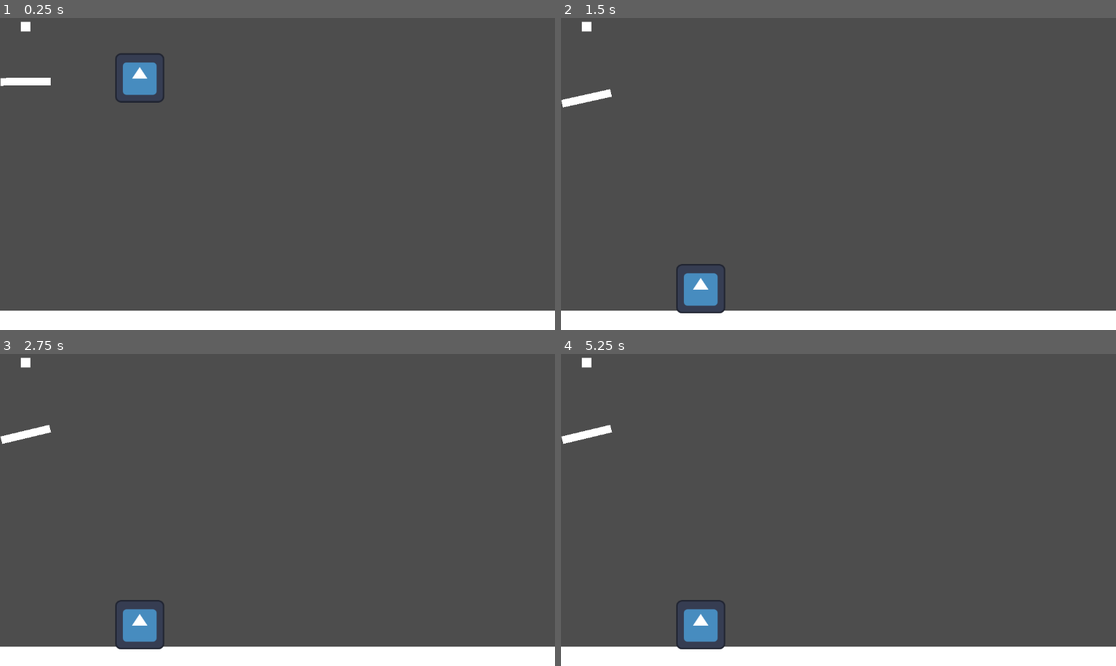
Above: before the commit, frames 1-4 (two rows, left to right).
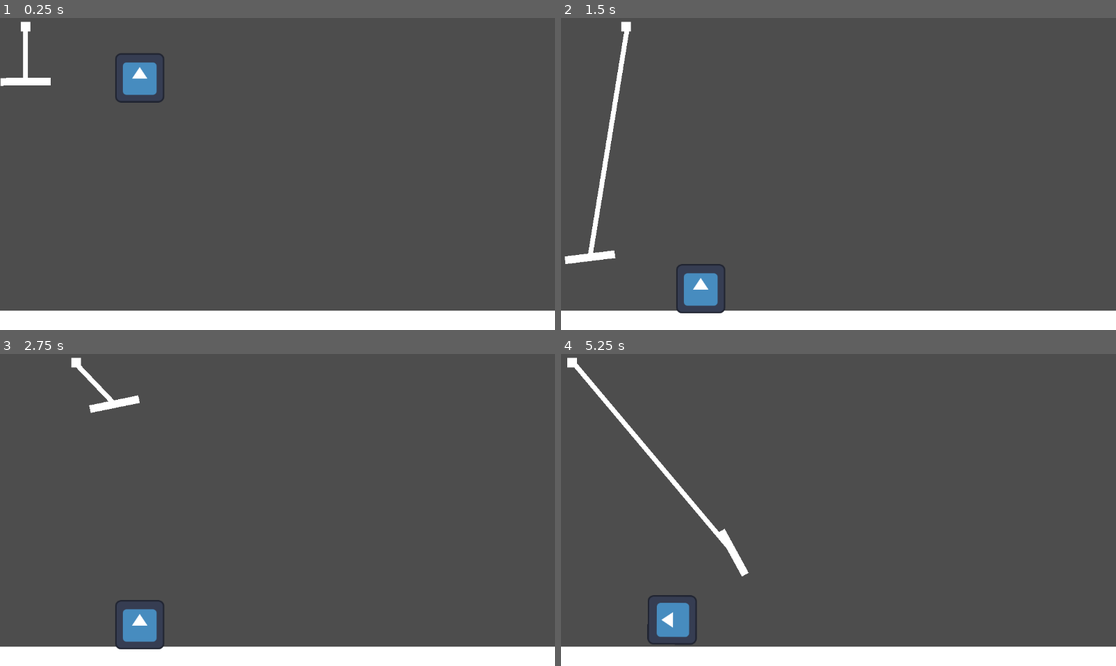
Above: after the commit, the same moments.

Repository: mmadsoup/LD53
Game: Godot game, scene res://scenes/game.tscn
The game is run twice, just before and just after one commit, with the same random seed, the same clock (stepped at 60 frames per second) and the same inputs. The engine's default icon, where the game draws it, is replaced by a stand-in: a white triangle on a blue panel in a dark square.
Inputs:
- Up to frame 1 (0.25 s): no input
- Up to frame 2 (1.5 s): hold Right (ui_right) 0.53-1.28 s; tap Space (ui_select) at 0.77 s; hold Left (ui_left) from 1.28 s (still down)
- Up to frame 3 (2.75 s): tap Space (ui_select) at 1.52 s; release Left (ui_left) at 2.03 s; hold Right (ui_right) from 2.03 s (still down)
- Up to frame 4 (5.25 s): tap Space (ui_select) at 3.02, 3.77, 4.52 s; release Right (ui_right) at 3.53 s; hold Left (ui_left) from 3.53 s (still down)

The runs differ from the first frame. In frame 1, 0.1% of the frame differs, in the area x 4-6%, y 4-20%; in frame 2, 1.3%; in frame 3, 0.7%; in frame 4, 2.7%, in the area x 0-34%, y 1-95%.
Error before the commit: Parse Error: Identifier "Globals" not declared in the current scope. (res://scripts/claw.gd:29)

Commit message:
globals alignment

Diff:
--- a/project.godot
+++ b/project.godot
@@ -17,7 +17,7 @@
 
 [autoload]
 
-Global="*res://scripts/global.gd"
+Globals="*res://scripts/Globals.gd"
 
 [input]
 
--- a/scenes/quest.gd
+++ b/scenes/quest.gd
@@ -13,7 +13,7 @@
 func generateQuest():
 	for left in numberOfObjectsNeeded:
 		var obj = randomLetter()
-		Global.currentQuests.append(obj)
+		Globals.currentQuests.append(obj)
 	populateQuestUI(true)
 func randomLetter():
 	var l = validObjectCharacters[randi_range(0,validObjectCharacters.length()-1)]
@@ -22,19 +22,19 @@
 func populateQuestUI(makeBoxes:bool=false):
 	$label_needs/quests.text=''
 	var coveredChars = [] # i dont like this but whatever
-	for q in Global.currentQuests:
+	for q in Globals.currentQuests:
 		if q not in coveredChars:
-			if q in Global.fulfilled:
-				$label_needs/quests.text+="[s]" +str(Global.currentQuests.count(q))+"x [font=res://assets/ui/GumiFontSymbols-Regular.ttf][color=green]"+q+"[/color][/font][/s]\n"
+			if q in Globals.fulfilled:
+				$label_needs/quests.text+="[s]" +str(Globals.currentQuests.count(q))+"x [font=res://assets/ui/GumiFontSymbols-Regular.ttf][color=green]"+q+"[/color][/font][/s]\n"
 			else:
-				$label_needs/quests.text+= str(Global.currentQuests.count(q))+"x [font=res://assets/ui/GumiFontSymbols-Regular.ttf][color=red]"+q+"[/color][/font]\n"
+				$label_needs/quests.text+= str(Globals.currentQuests.count(q))+"x [font=res://assets/ui/GumiFontSymbols-Regular.ttf][color=red]"+q+"[/color][/font]\n"
 			coveredChars.append(q)
 	if makeBoxes:_makeTestBoxes()
 
 
 
 func _makeTestBoxes():
-	for g in Global.currentQuests:
+	for g in Globals.currentQuests:
 
 		var box = testBox.instantiate()
 		box.name = g
--- a/scripts/Globals.gd
+++ b/scripts/Globals.gd
@@ -1,4 +1,6 @@
 extends Node
+var currentQuests = []
+var fulfilled = []
 
 var grabbed_item
 var grab = false
--- a/scripts/global.gd
+++ /dev/null
@@ -1,4 +0,0 @@
-extends Node
-
-var currentQuests = []
-var fulfilled = []
--- a/scripts/goalcheck.gd
+++ b/scripts/goalcheck.gd
@@ -5,17 +5,17 @@
 func _on_area_2d_body_entered(body):
 
 	body.queue_free()
-	Global.fulfilled.append(str(body.name))
-	if Global.currentQuests.has(body.name):
-		#Global.currentQuests.erase(body.name)
+	Globals.fulfilled.append(str(body.name))
+	if Globals.currentQuests.has(body.name):
+		#Globals.currentQuests.erase(body.name)
 		ui.populateQuestUI() #maybe we'll remove all dupes and then do strikethru or smth? more work tho
 		checkVictory()
 
 func checkVictory():
-	print(Global.fulfilled)
-	var a = Global.currentQuests.duplicate() #itll sort the main array if we dont do it like this
+	print(Globals.fulfilled)
+	var a = Globals.currentQuests.duplicate() #itll sort the main array if we dont do it like this
 	a.sort()
-	var b = Global.fulfilled.duplicate()
+	var b = Globals.fulfilled.duplicate()
 	b.sort()
 
 	if a.hash()==b.hash():
